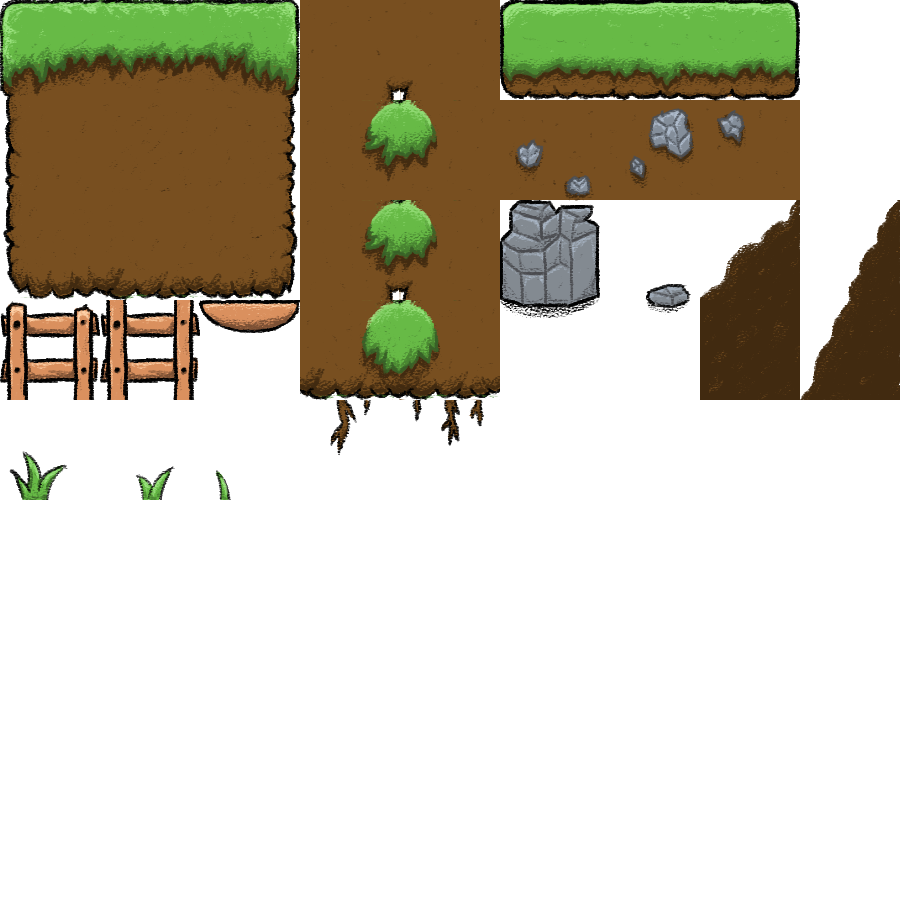
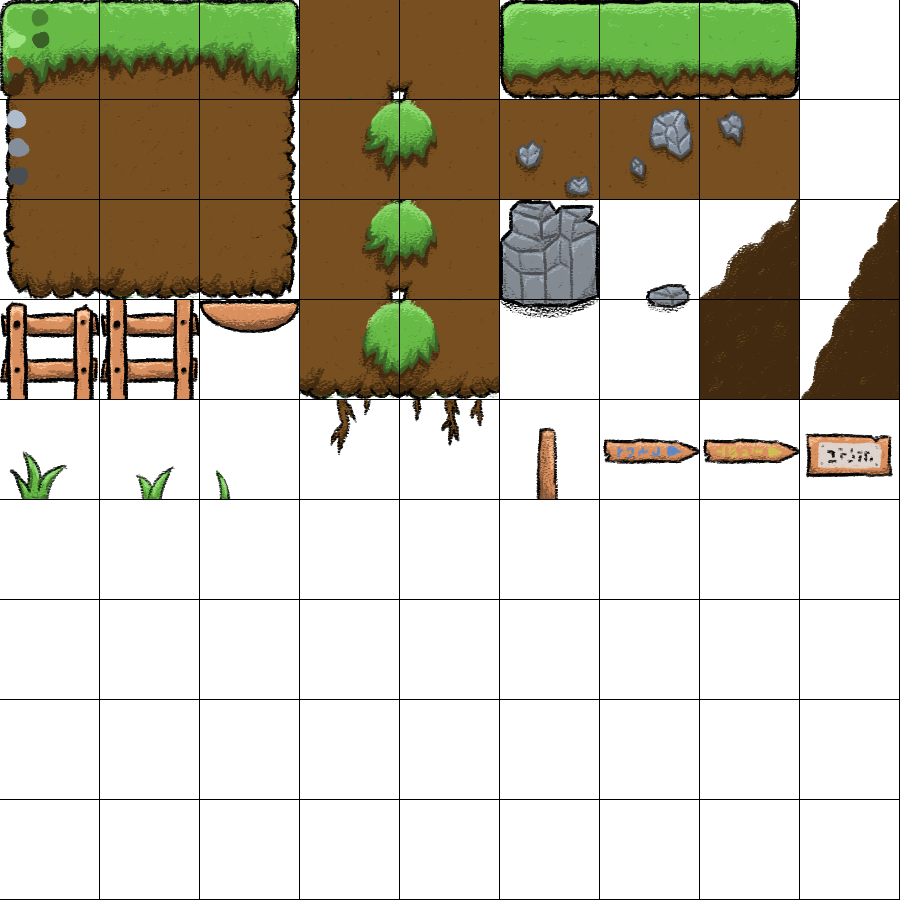
Two versions of the same layered image (900x900). Layer-by-layer changes:
showed "Color Palette" over [6,8,402,186]
showed "Grid" over [0,0,900,900]
added layer "Sign Words" above "Sign2" over [617,445,874,464]
added layer "Sign2" above "Shading" over [703,438,800,465]
painted on "Shading" over [539,431,891,500]
painted on "Outline" over [536,427,893,500]
painted on "Color" over [537,428,892,500]
